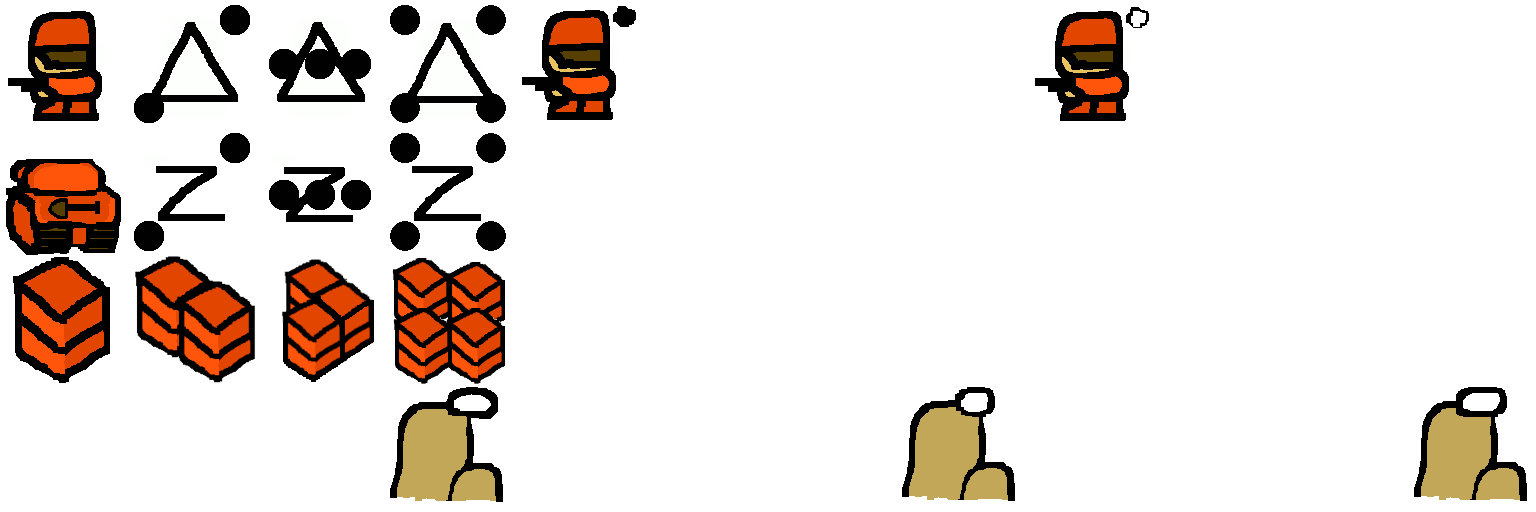
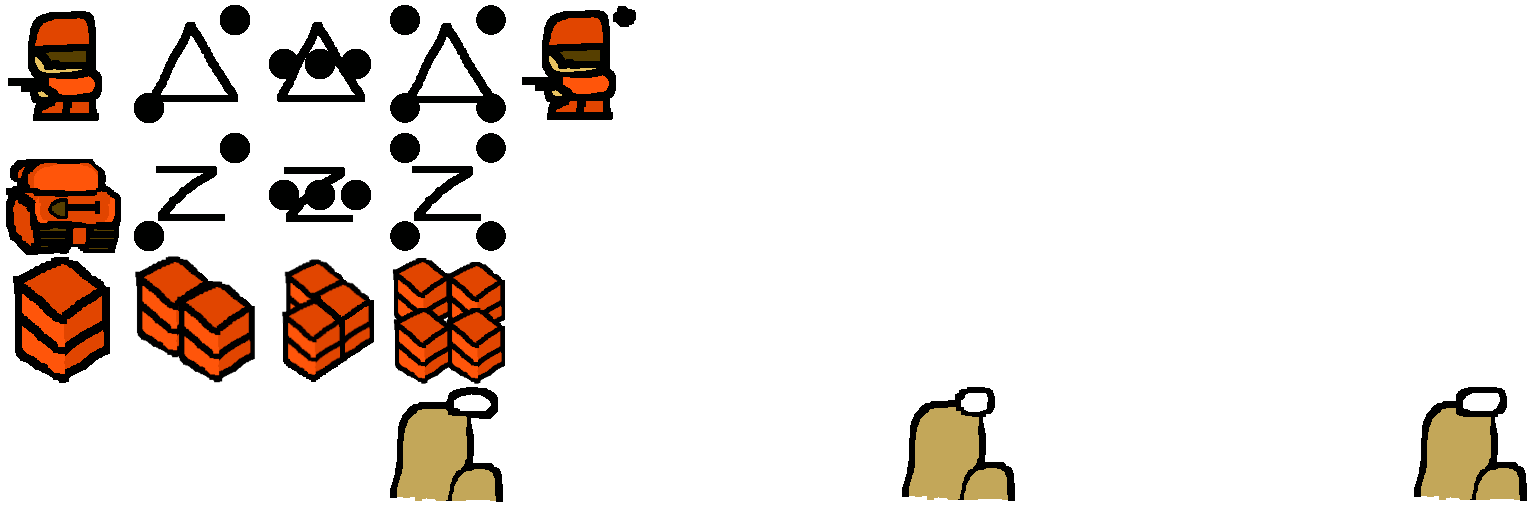
Two versions of the same layered image (1536 x 512). Layer-by-layer changes:
painted on "Transformation #6" over [493, 317, 503, 326]
painted on "Transformation #4" over [480, 263, 503, 280]
painted on "Transformation #3" over [439, 267, 448, 274]
painted on "Transformation #2" over [345, 280, 374, 300]
painted on "Transformation copy #1" over [319, 259, 348, 282]
painted on "Transformation" over [222, 281, 255, 306]
painted on "Transformation copy" over [179, 256, 213, 281]
painted on "pixel 1-1 copy2" over [1035, 7, 1149, 121]
painted on "pixel 1-1 copy" over [610, 43, 618, 65]
painted on "pixel 1-1" over [96, 44, 104, 66]
painted on "2-4" over [412, 155, 425, 162]
painted on "2-3" over [271, 156, 297, 163]
painted on "2-2" over [143, 155, 169, 162]
painted on "1-4" over [412, 19, 484, 117]
painted on "1-3" over [285, 18, 355, 116]
painted on "1-2" over [156, 18, 228, 116]
hid "Layer #1" over [96, 7, 1149, 326]
hid "tile.png copy" over [96, 18, 503, 326]
